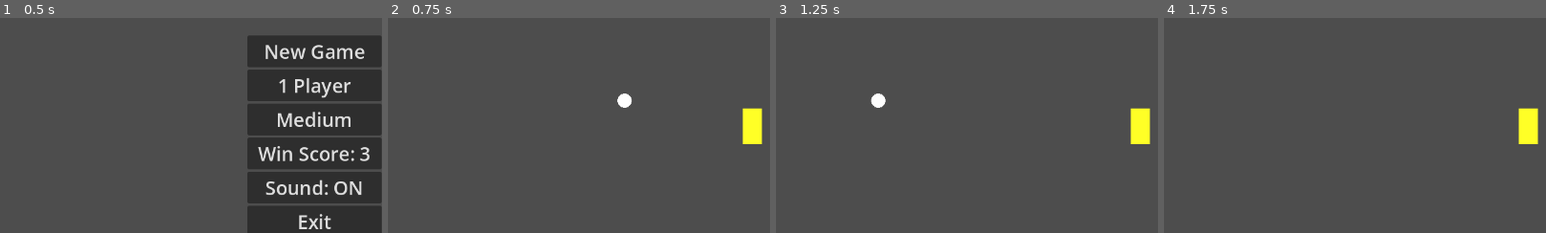
Above: before the commit, frames 1-4 (left to right).
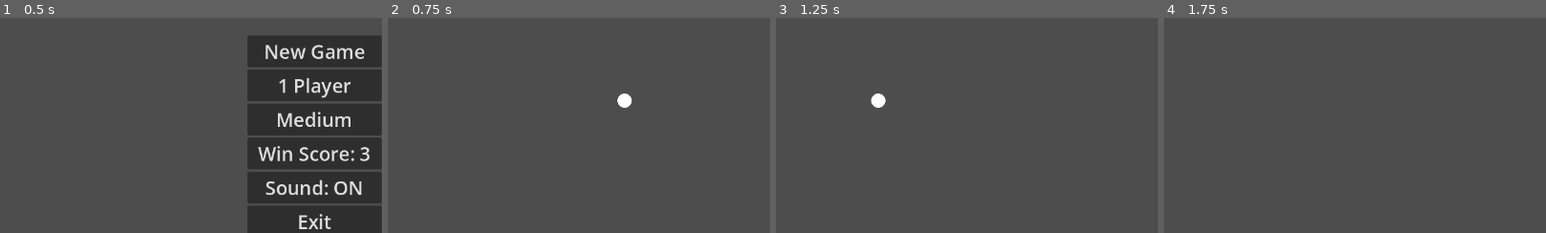
Above: after the commit, the same moments.

Repository: paganica/pongoid
Game: Godot game, scene res://scenes/main_menu.tscn
Two runs of this game, one before a commit and one after it. Both use one fixed random seed, a clock stepped at 60 frames per second and the inputs below.
Inputs:
- Up to frame 1 (0.5 s): no input
- Up to frame 2 (0.75 s): click "New Game" at 0.5 s
- Up to frame 3 (1.25 s): no input
- Up to frame 4 (1.75 s): hold Up (p1_up) from 1.28 s (still down); hold S (p2_down) from 1.28 s (still down)
The pictures show only the part of the screen within x 9-59%, y 22-72%; the shares and areas given below are measured in that part.

Frame 1 is identical in both runs. In frame 2, 0.9% of the frame differs, in the area x 92-98%, y 41-59%; in frame 3, 0.9%; in frame 4, 0.9%.

Commit message:
multiball removed

Diff:
--- a/scripts/game.gd
+++ b/scripts/game.gd
@@ -1,8 +1,8 @@
 extends Node2D
 
 const BrickScene = preload("res://scenes/brick.tscn")
-const BRICK_SPAWN_INTERVAL = 15.0
-const BRICK_SPAWN_INITIAL_DELAY = 0.0
+const BRICK_SPAWN_INTERVAL = 8.0
+const BRICK_SPAWN_INITIAL_DELAY = 15.0
 const MAX_BRICKS = 3
 const PADDLE_SIZE_BONUS = 40.0
 const PADDLE_SPEED_BONUS = 50.0
@@ -12,7 +12,6 @@
 var game_over := false
 var spawn_timer := BRICK_SPAWN_INITIAL_DELAY
 var active_bricks := []
-var extra_balls := []
 
 @onready var ball = $Ball
 @onready var paddle_left = $PaddleLeft
@@ -71,11 +70,6 @@
 	ball.velocity = Vector2.ZERO
 	ball.set_physics_process(false)
 	ball.visible = false
-
-	for b in extra_balls:
-		if is_instance_valid(b):
-			b.queue_free()
-	extra_balls.clear()
 
 	for brick in active_bricks:
 		if is_instance_valid(brick):
@@ -144,7 +138,7 @@
 		1: apply_timed_effect(hitter_paddle, 0.0, PADDLE_SPEED_BONUS)
 		2: apply_timed_effect(opponent_paddle, -PADDLE_SIZE_BONUS, 0.0)
 		3: apply_timed_effect(opponent_paddle, 0.0, -PADDLE_SPEED_BONUS)
-		4: spawn_multiballs()
+		4: pass  # multiball disabled for now
 		5: reset_paddles()
 
 func apply_timed_effect(paddle, size_delta: float, speed_delta: float):
@@ -156,19 +150,6 @@
 	var new_speed = clamp(paddle.base_speed + speed_delta, min_speed, max_speed)
 	paddle.apply_effect(new_height, new_speed)
 
-func spawn_multiballs():
-	var saved_speed = ball.speed
-	var saved_pos = ball.position
-	for i in range(2):
-		var new_ball = preload("res://scenes/ball.tscn").instantiate()
-		new_ball.is_multiball = true
-		new_ball.position = saved_pos
-		add_child(new_ball)
-		new_ball.speed = saved_speed
-		var angle = randf_range(-PI, PI)
-		new_ball.velocity = Vector2(cos(angle), sin(angle)) * saved_speed
-		extra_balls.append(new_ball)
-
 func reset_paddles():
 	for paddle in [paddle_left, paddle_right]:
 		paddle.clear_effect()
